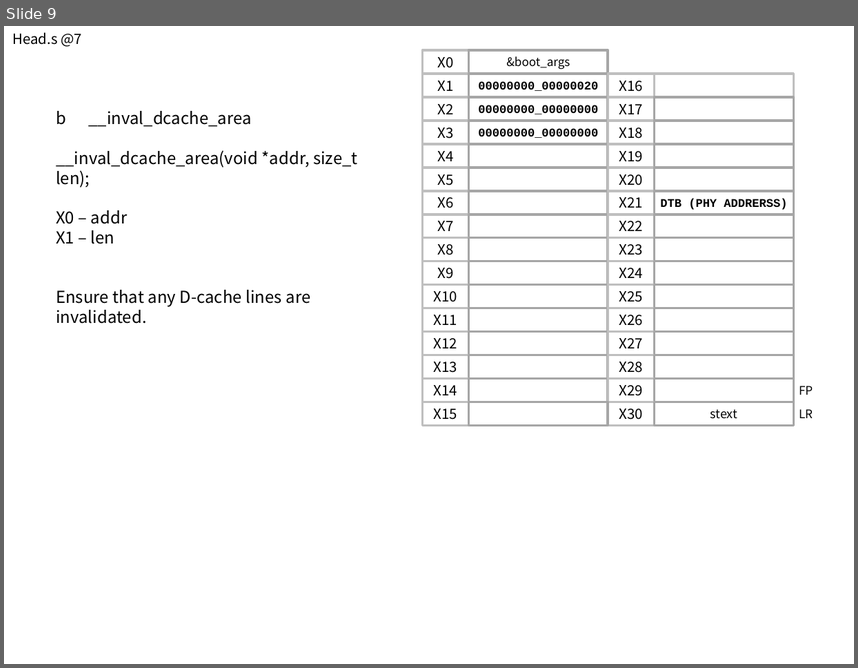
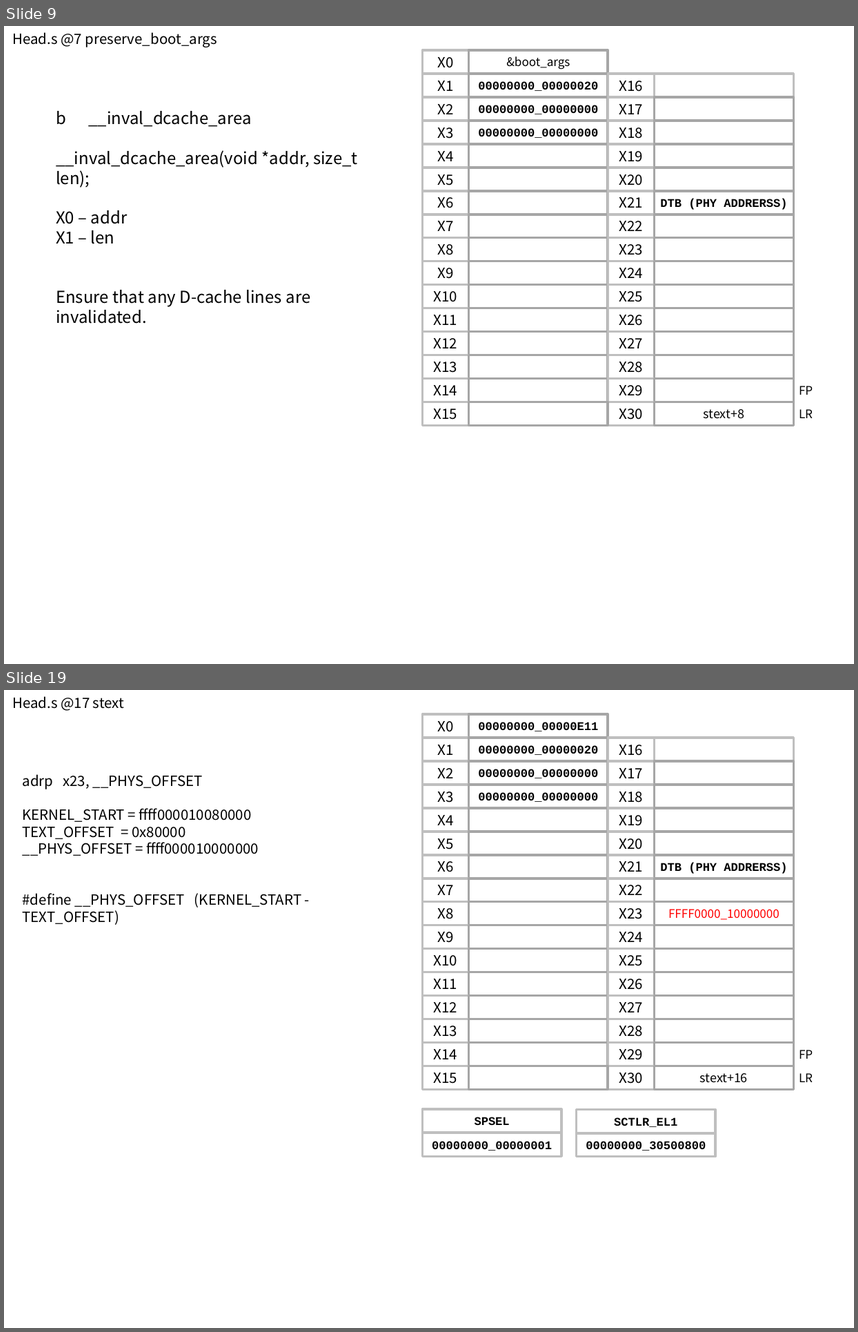
Before and after one commit to iamroot16a/study, a slide deck: 분석자료/head.S/head.s.pptx. Shown one above the other, each under a label of ours: slide 9 before the commit, slides 9 and 19 after it; the slides between them are not shown. The pictures are 858x668 and 858x1332 pixels, drawn with LibreOffice and Linux fonts; fonts in the diff are those of the drawing. Boxes give left, top, right and bottom in pixels: in the first picture for what was removed or moved away, otherwise in the second. Text is boxed around its words. In the diff, an @@ line names an element or a change of style, - is before the commit and + after.

```diff
--- a/분석자료/head.S/head.s.pptx
+++ b/분석자료/head.S/head.s.pptx
@@ slide 19 added at [4, 690, 854, 1328], background #FFFFFF @@
@@ text added at [12, 696, 124, 711], 12 pt, text #000000 @@
+Head.s @17 stext
@@ text added at [23, 774, 301, 925], 12 pt, text #000000 @@
+adrp x23, __PHYS_OFFSET
+KERNEL_START = ffff000010080000
+TEXT_OFFSET = 0x80000
+__PHYS_OFFSET = ffff000010000000
+#define __PHYS_OFFSET (KERNEL_START - TEXT_OFFSET)
@@ group added at [422, 715, 813, 1090]: 62 rectangles, 2 texts @@
+X0
+00000000_00000E11
+X1
+00000000_00000020
+X2
+00000000_00000000
+X3
+00000000_00000000
+X4
+X5
+X6
+X7
+X8
+X9
+X10
+X11
+X12
+X13
+X14
+X16
+X17
+X18
+X19
+X20
+X21
+DTB (PHY ADDRERSS)
+X22
+X23
+FFFF0000_10000000
+X24
+X25
+X26
+X27
+X28
+X29
+X30
+stext+16
+X15
+FP
+LR
@@ rectangle added at [422, 1109, 562, 1133], outline #BFBFBF 2 pt, 10 pt, text #000000, bold @@
+SPSEL
@@ rectangle added at [576, 1109, 715, 1133], outline #BFBFBF 2 pt, 10 pt, text #000000, bold @@
+SCTLR_EL1
@@ rectangle added at [422, 1133, 562, 1156], outline #BFBFBF 2 pt, 10 pt, text #000000, bold @@
+00000000_00000001
@@ rectangle added at [576, 1133, 715, 1156], outline #BFBFBF 2 pt, 10 pt, text #000000, bold @@
+00000000_30500800
@@ slide 9 changed as well @@
@@ text at [12, 32, 218, 47]: text changed @@
-Head.s @7
+Head.s @7 preserve_boot_args
@@ text in rectangle at [704, 409, 744, 419]: text changed @@
-stext
+stext+8
```
Also in this commit, not shown: 7 other slides changed, 26 other slides added, 2 other files.
